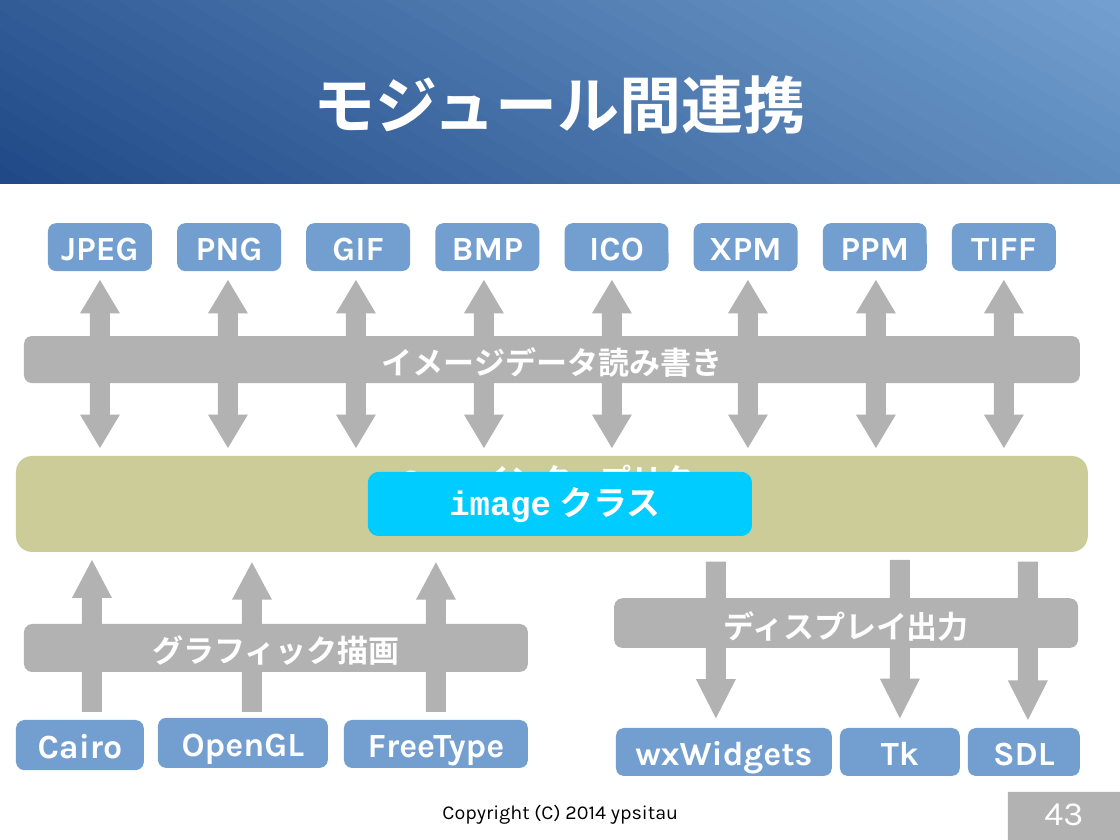
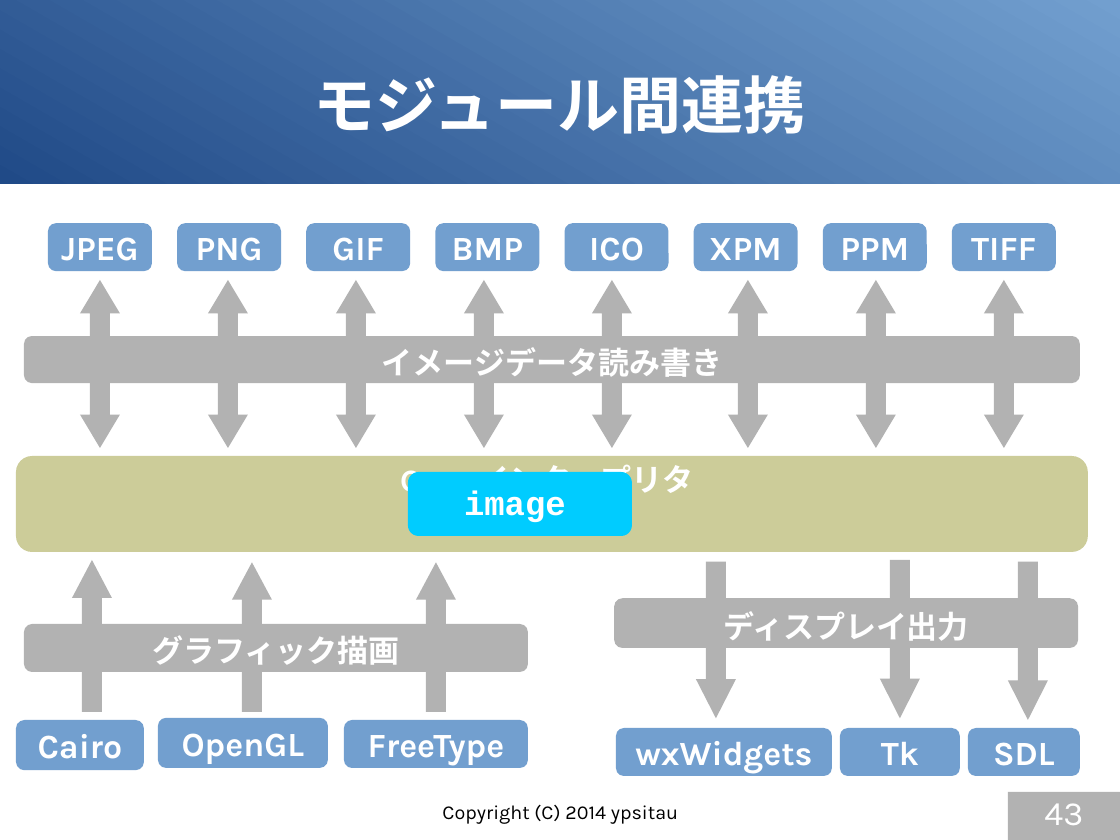
Before and after one commit to gura-lang/gura-doc, a slide deck: slide 43 of presentation/gura-introduction.odp. Drawn at 1120x840 pixels with LibreOffice and Linux fonts; fonts in the diff are those of the drawing. Boxes give left, top, right and bottom in pixels: in the first picture for what was removed or moved away, otherwise in the second. Text is boxed around its words. In the diff, an @@ line names an element or a change of style, - is before the commit and + after.

```diff
--- a/presentation/gura-introduction.odp
+++ b/presentation/gura-introduction.odp
@@ rounded rectangle "image": place and size @@
-rounded rectangle "image" at bbox=[368, 473, 752, 537]
+rounded rectangle "image" at bbox=[409, 473, 632, 537]
@@ text in rounded rectangle at bbox=[464, 490, 566, 522]: text changed @@
-image クラス
+image
```
Also in this commit, not shown: 13 other slides changed.
